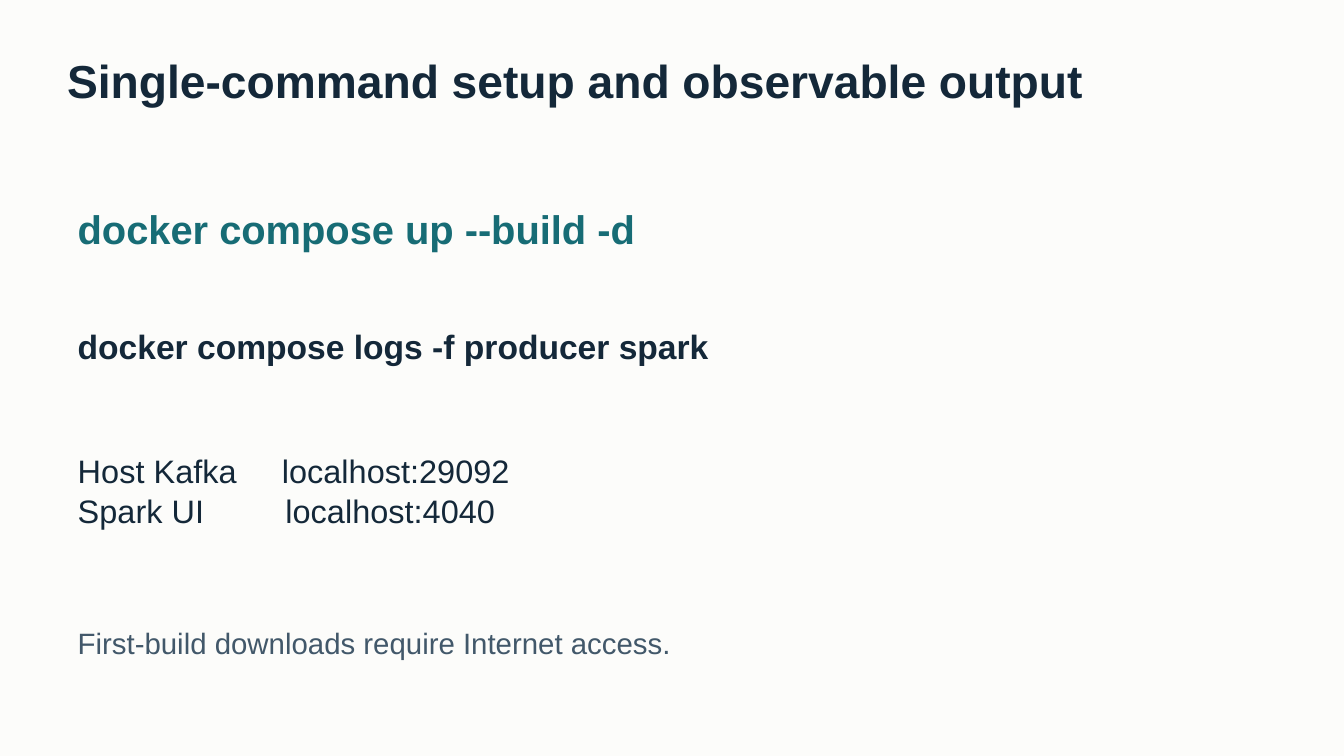
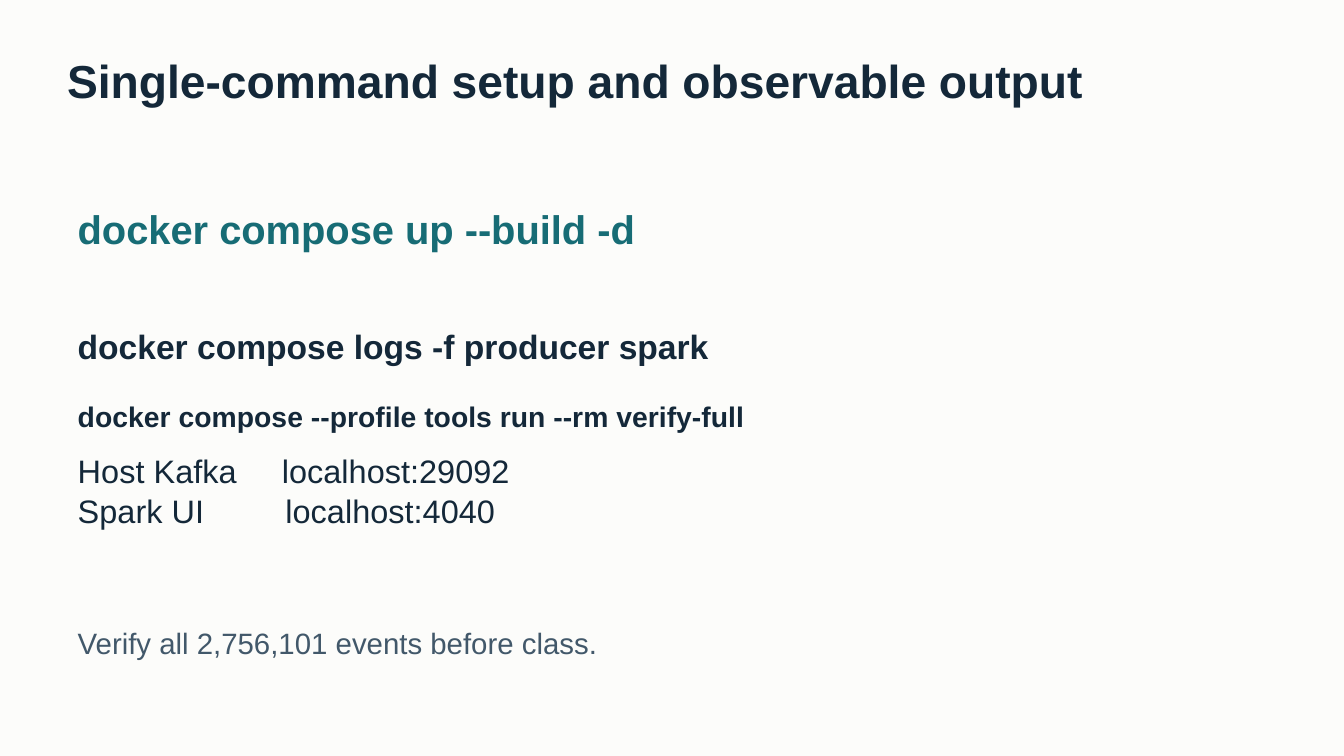
Before and after one commit to hoducmanh222/Kafka-Spark, a slide deck: slide 11 of docs/Retail_Rocket_Presentation.pptx. Drawn at 1344x756 pixels with LibreOffice and Linux fonts; fonts in the diff are those of the drawing. Boxes give left, top, right and bottom in pixels: in the first picture for what was removed or moved away, otherwise in the second. Text is boxed around its words. In the diff, an @@ line names an element or a change of style, - is before the commit and + after.

```diff
--- a/docs/Retail_Rocket_Presentation.pptx
+++ b/docs/Retail_Rocket_Presentation.pptx
@@ text added at <box>78,406,744,433</box>, 20.2 pt, text #142839, bold @@
+docker compose --profile tools run --rm verify-full
@@ text at <box>78,632,597,660</box>: text changed @@
-First-build downloads require Internet access.
+Verify all 2,756,101 events before class.
```
Also in this commit, not shown: 6 other slides changed, 20 other files.
